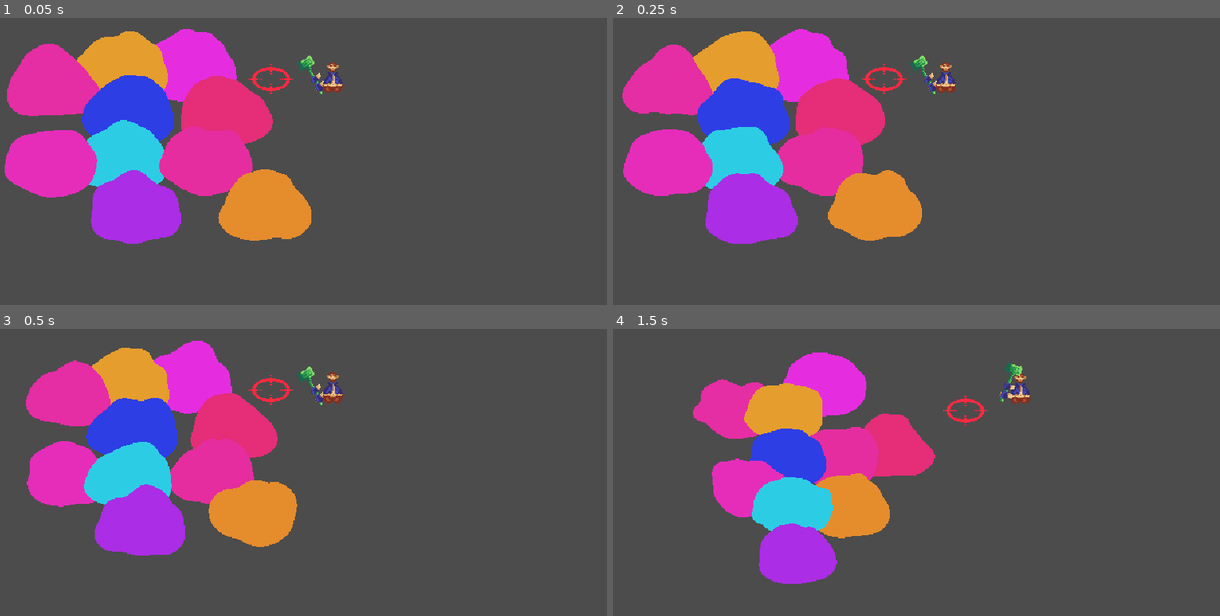
Above: before the commit, frames 1-4 (two rows, left to right).
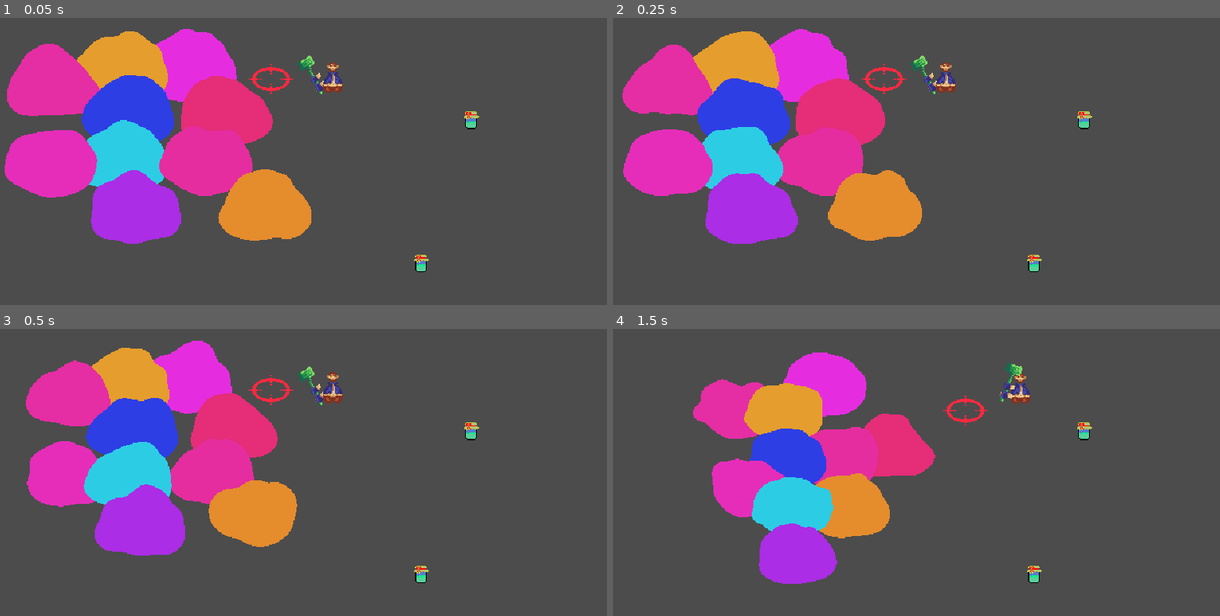
Above: after the commit, the same moments.

Repository: MetRiko/LD-2023-01
Game: Godot game, scene res://Root.tscn
Two runs of this game, one before a commit and one after it. Both use one fixed random seed, a clock stepped at 60 frames per second and the inputs below. The engine's default icon, where the game draws it, is replaced by a stand-in: a white triangle on a blue panel in a dark square.
Inputs (mouse positions are in pixels of both pictures, inside the frame that each line leads up to):
- Up to frame 1 (0.05 s): no input
- Up to frame 2 (0.25 s): no input
- Up to frame 3 (0.5 s): no input
- Up to frame 4 (1.5 s): tap Enter at 0.5 s; move the mouse to (1043, 486) at 0.52 s; press the mouse at (1043, 486) at 0.53 s; hold D (game_right) 0.53-1.25 s; right-click (1043, 486) at 0.8 s; release the mouse at (1043, 486) at 1.25 s; drag from (782, 524) to (1031, 423) at 1.27 s

The runs differ from the first frame. In frame 1, 0.2% of the frame differs, in the area x 68-79%, y 32-89%; in frame 2, 0.2%; in frame 3, 0.2%; in frame 4, 0.2%.

Commit message:
Update Player to finally be able to pick up stuff

Diff:
--- /dev/null
+++ b/pickable/Pickable.gd
@@ -0,0 +1,33 @@
+extends Area2D
+class_name Pickable
+
+var _is_pickable := true
+var _picker = null
+
+func _ready():
+	pass
+
+func set_pickable(flag):
+	_is_pickable = flag
+
+func pick_by(node):
+	if is_pickable():
+		_transfer_to(node)
+		_is_pickable = false
+		_picker = node
+
+func drop_on(node):
+	if is_picked():
+		_transfer_to(node)
+		_is_pickable = true
+		_picker = null
+
+func is_picked():
+	return _picker != null
+
+func is_pickable():
+	return not is_picked() and _is_pickable
+
+func _transfer_to(new_parent):
+	get_parent().remove_child(self)
+	new_parent.add_child(self)
--- /dev/null
+++ b/pickable/SlimeJar.gd
@@ -0,0 +1,5 @@
+extends Pickable
+class_name SlimeJar
+
+func _ready():
+	pass
--- /dev/null
+++ b/pickable/SlimeJar.tscn
@@ -0,0 +1,17 @@
+[gd_scene load_steps=4 format=2]
+
+[ext_resource path="res://pickable/SlimeJar.gd" type="Script" id=1]
+[ext_resource path="res://pickable/SlimeJar.png" type="Texture" id=2]
+
+[sub_resource type="CapsuleShape2D" id=1]
+radius = 5.0
+height = 8.0
+
+[node name="SlimeJar" type="Area2D"]
+script = ExtResource( 1 )
+
+[node name="Sprite" type="Sprite" parent="."]
+texture = ExtResource( 2 )
+
+[node name="CollisionShape" type="CollisionShape2D" parent="."]
+shape = SubResource( 1 )
--- a/player/Player.gd
+++ b/player/Player.gd
@@ -6,6 +6,7 @@
 
 onready var anim := $Anim
 onready var hammer := $Hammer
+onready var hammerHitbox := $HammerHitbox
 onready var start_hammer_pos : Vector2
 var hammer_locked_pos := Vector2.ZERO
 var move_direction := Vector2.ZERO
@@ -16,34 +17,43 @@
 	hammer.connect("hit", self, "_on_hit")
 
 func _on_hit():
-#	var space = get_world_2d().get_direct_space_state()
-#	var results = space.intersect_point(hitpoint.global_position, 32, [], 2, false, true)
-
-	var areas = $HammerHitbox.get_overlapping_areas()
-
-	for area in areas:
+	for area in hammerHitbox.get_overlapping_areas():
 		var slime = area.get_parent()
 		if slime is Slime:
 			slime.do_squish()
 
 func _input(event):
-	if event.is_action_pressed("game_swing"):
+	if event.is_action_pressed("game_swing") and hammer.visible:
 		hammer_locked_pos = hammer.position
 		hammer.play_swing()
+	if event.is_action_pressed("game_action"):
+		if $Pocket.get_child_count() == 0:
+			for area in $PickingHitbox.get_overlapping_areas():
+				if area is Pickable:
+					var obj = area
+					if obj.is_pickable():
+						obj.pick_by($Pocket)
+						obj.position = Vector2.ZERO
+						hammer.visible = false
+						hammerHitbox.visible = false
+						break
+		else:
+			var obj = $Pocket.get_children()[0]
+			obj.drop_on(get_parent())
+			obj.position = position
+			hammer.visible = true
+			hammerHitbox.visible = true
 
 func _process(_delta):
-	var orientation = get_orientation()
-	var viewing_angle = get_viewing_angle()
+	var viewing_angle = _get_viewing_angle()
 
-	$HammerHitbox.global_position = global_position + hammer.hammer_elipse_vec * 4.0
-
-#	set_animation_frame()
+	hammerHitbox.global_position = global_position + hammer.hammer_elipse_vec * 4.0
 
 func _physics_process(delta):
 	move_direction = Input.get_vector("game_left", "game_right", "game_up", "game_down")
-#	move_direction = move_direction.normalized()
 
 	var hammer_factor := 0.4 if hammer.is_swinging() else 1.0
+
 	velocity = Vector2(
 		lerp(velocity.x, move_direction.x * MAX_SPEED * hammer_factor, ACCELERATION * delta),
 		lerp(velocity.y, move_direction.y * MAX_SPEED * hammer_factor, ACCELERATION * delta)
@@ -61,45 +71,21 @@
 
 	velocity = new_velocity
 
-
 func _update_animations():
-	if is_moving():
+	if _is_moving():
 		if anim.current_animation != "Walk":
 			anim.play("Walk", 0.1, 2.0)
 	else:
 		if anim.current_animation != "Idle":
 			anim.play("Idle")
 
-#func set_animation_frame():
-#	var frame = get_action_frame()
-#	match frame:
-#		"IDLE":
-#			$AnimationPlayer.play(frame)
-#		"WALK":
-#			if move_direction.x < 0.0:
-#				$AnimationPlayer.play_backwards(frame)
-#			elif move_direction.x > 0.0:
-#				$AnimationPlayer.play(frame)
-#			if move_direction.y < 0.0:
-#				$AnimationPlayer.play_backwards(frame)
-#			elif move_direction.y > 0.0:
-#				$AnimationPlayer.play(frame)
-
-#func get_action_frame():
-#	if is_moving():
-#		return "WALK"
-#	return "IDLE"
-
-func get_distance_to_mouse():
+func _get_distance_to_mouse():
 	var diff = get_viewport().get_mouse_position() - get_transform().get_origin()
 	return sqrt(pow(diff.x, 2.0) + pow(diff.y, 2.0))
 
-func get_viewing_angle():
+func _get_viewing_angle():
 	var diff = get_viewport().get_mouse_position() - get_transform().get_origin()
 	return atan2(diff.y, diff.x)
 
-func get_orientation():
-	return sign(get_viewport().get_mouse_position().x - get_transform().get_origin().x)
-
-func is_moving():
+func _is_moving():
 	return move_direction != Vector2.ZERO
--- a/player/Player.tscn
+++ b/player/Player.tscn
@@ -77,34 +77,6 @@
 "values": [ Vector2( 0, -12 ) ]
 }
 
-[sub_resource type="Animation" id=2]
-resource_name = "WALK"
-length = 1.2
-tracks/0/type = "value"
-tracks/0/path = NodePath("Sprite:frame")
-tracks/0/interp = 1
-tracks/0/loop_wrap = true
-tracks/0/imported = false
-tracks/0/enabled = true
-tracks/0/keys = {
-"times": PoolRealArray( 0 ),
-"transitions": PoolRealArray( 1 ),
-"update": 1,
-"values": [ 0 ]
-}
-tracks/1/type = "value"
-tracks/1/path = NodePath("Sprite:rotation_degrees")
-tracks/1/interp = 1
-tracks/1/loop_wrap = true
-tracks/1/imported = false
-tracks/1/enabled = true
-tracks/1/keys = {
-"times": PoolRealArray( 0, 0.1, 0.2, 0.3, 0.4, 0.5, 0.6, 0.7, 0.8, 0.9, 1, 1.1 ),
-"transitions": PoolRealArray( 1, 1, 1, 1, 1, 1, 1, 1, 1, 1, 1, 1 ),
-"update": 0,
-"values": [ 0.0, 3.0, 6.0, 9.0, 6.0, 3.0, 0.0, -3.0, -6.0, -9.0, -6.0, -3.0 ]
-}
-
 [sub_resource type="Animation" id=9]
 resource_name = "Walk"
 length = 0.8
@@ -135,8 +107,11 @@
 }
 
 [sub_resource type="CapsuleShape2D" id=10]
-radius = 10.0
 height = 16.0
+
+[sub_resource type="CapsuleShape2D" id=11]
+radius = 23.0
+height = 46.0
 
 [node name="Player" type="KinematicBody2D"]
 collision_mask = 3
@@ -155,11 +130,14 @@
 [node name="Anim" type="AnimationPlayer" parent="."]
 anims/Idle = SubResource( 1 )
 anims/RESET = SubResource( 7 )
-anims/WALK = SubResource( 2 )
 anims/Walk = SubResource( 9 )
 
 [node name="Hammer" parent="." instance=ExtResource( 3 )]
 position = Vector2( 0, -0.189999 )
+
+[node name="Body" parent="Hammer" index="0"]
+position = Vector2( -3, 0 )
+rotation = 0.0
 
 [node name="HammerHitbox" type="Area2D" parent="."]
 position = Vector2( 0, 14 )
@@ -175,4 +153,13 @@
 [node name="Shape" type="CollisionShape2D" parent="HammerHitbox"]
 shape = SubResource( 10 )
 
+[node name="Pocket" type="Node2D" parent="."]
+
+[node name="PickingHitbox" type="Area2D" parent="."]
+
+[node name="Shape" type="CollisionShape2D" parent="PickingHitbox"]
+position = Vector2( 0, 6 )
+rotation = 1.57079
+shape = SubResource( 11 )
+
 [editable path="Hammer"]
--- a/project.godot
+++ b/project.godot
@@ -24,6 +24,11 @@
 "language": "GDScript",
 "path": "res://player/Hammer.gd"
 }, {
+"base": "Area2D",
+"class": "Pickable",
+"language": "GDScript",
+"path": "res://pickable/Pickable.gd"
+}, {
 "base": "KinematicBody2D",
 "class": "Player",
 "language": "GDScript",
@@ -34,15 +39,16 @@
 "language": "GDScript",
 "path": "res://slimes/Slime.gd"
 }, {
-"base": "Area2D",
+"base": "Pickable",
 "class": "SlimeJar",
 "language": "GDScript",
-"path": "res://slime_jar/SlimeJar.gd"
+"path": "res://pickable/SlimeJar.gd"
 } ]
 _global_script_class_icons={
 "GutHookScript": "",
 "GutTest": "",
 "Hammer": "",
+"Pickable": "",
 "Player": "",
 "Slime": "",
 "SlimeJar": ""
@@ -126,6 +132,11 @@
 "events": [ Object(InputEventMouseButton,"resource_local_to_scene":false,"resource_name":"","device":0,"alt":false,"shi …(212 unchanged characters)…
  ]
 }
+game_action={
+"deadzone": 0.5,
+"events": [ Object(InputEventMouseButton,"resource_local_to_scene":false,"resource_name":"","device":0,"alt":false,"shift":false,"control":false,"meta":false,"command":false,"button_mask":0,"position":Vector2( 0, 0 ),"global_position":Vector2( 0, 0 ),"factor":1.0,"button_index":2,"pressed":false,"doubleclick":false,"script":null)
+ ]
+}
 
 [layer_names]
 
--- a/slime_jar/SlimeJar.gd
+++ /dev/null
@@ -1,16 +0,0 @@
-extends Area2D
-class_name SlimeJar
-
-onready var sprite = $Sprite
-
-func _ready():
-	pass
-
-func _physics_process(delta):
-	pass
-
-func _on_mouse_entered():
-	sprite.scale = Vector2(1.2, 1.2)
-
-func _on_mouse_exited():
-	sprite.scale = Vector2(1.0, 1.0)
--- a/slime_jar/SlimeJar.tscn
+++ /dev/null
@@ -1,20 +0,0 @@
-[gd_scene load_steps=4 format=2]
-
-[ext_resource path="res://slime_jar/SlimeJar.png" type="Texture" id=1]
-[ext_resource path="res://slime_jar/SlimeJar.gd" type="Script" id=2]
-
-[sub_resource type="CapsuleShape2D" id=1]
-radius = 5.0
-height = 8.0
-
-[node name="SlimeJar" type="Area2D"]
-script = ExtResource( 2 )
-
-[node name="Sprite" type="Sprite" parent="."]
-texture = ExtResource( 1 )
-
-[node name="CollisionShape" type="CollisionShape2D" parent="."]
-shape = SubResource( 1 )
-
-[connection signal="mouse_entered" from="." to="." method="_on_mouse_entered"]
-[connection signal="mouse_exited" from="." to="." method="_on_mouse_exited"]
--- a/slimes/SlimeTesting.tscn
+++ b/slimes/SlimeTesting.tscn
@@ -1,8 +1,9 @@
-[gd_scene load_steps=7 format=2]
+[gd_scene load_steps=8 format=2]
 
 [ext_resource path="res://slimes/Slime.tscn" type="PackedScene" id=1]
 [ext_resource path="res://slimes/SlimeTesting.gd" type="Script" id=2]
 [ext_resource path="res://player/Player.tscn" type="PackedScene" id=3]
+[ext_resource path="res://pickable/SlimeJar.tscn" type="PackedScene" id=4]
 
 [sub_resource type="PhysicsMaterial" id=3]
 friction = 0.0
@@ -51,6 +52,12 @@
 [node name="Slime10" parent="Slimes" instance=ExtResource( 1 )]
 position = Vector2( 291, 189 )
 
+[node name="SlimeJar" parent="Slimes" instance=ExtResource( 4 )]
+position = Vector2( 501, 104 )
+
+[node name="SlimeJar2" parent="Slimes" instance=ExtResource( 4 )]
+position = Vector2( 450, 250 )
+
 [node name="Wall_1" type="StaticBody2D" parent="."]
 physics_material_override = SubResource( 3 )
 
Renamed: slime_jar/SlimeJar.png -> pickable/SlimeJar.png
Not shown, changed: pickable/SlimeJar.png.import
